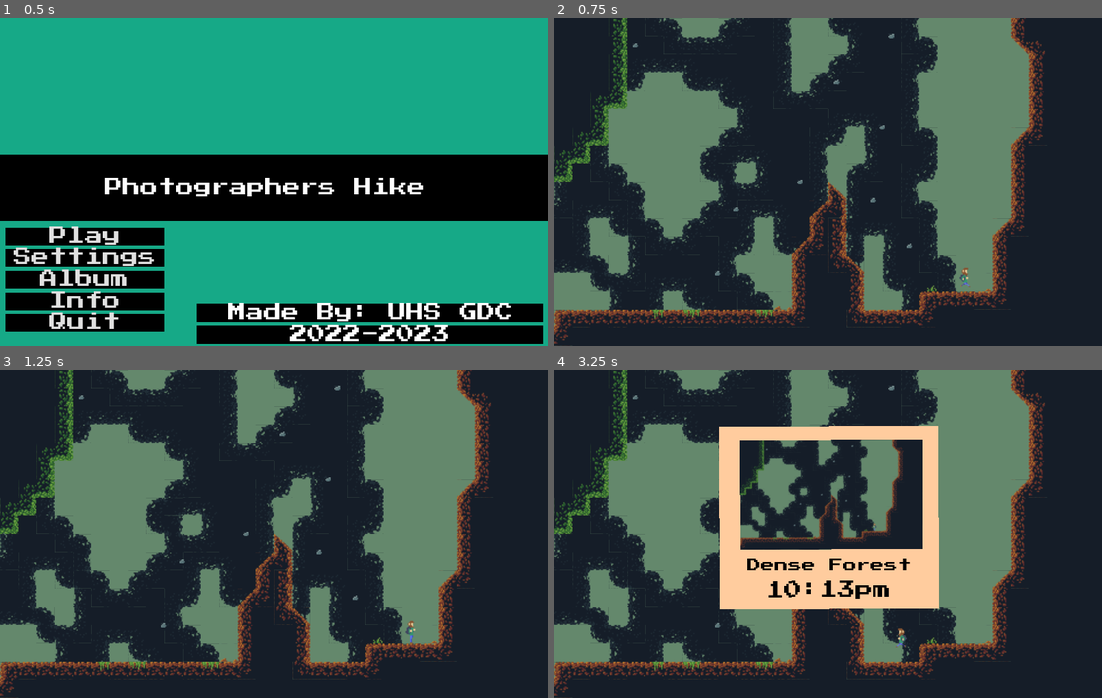
Above: before the commit, frames 1-4 (two rows, left to right).
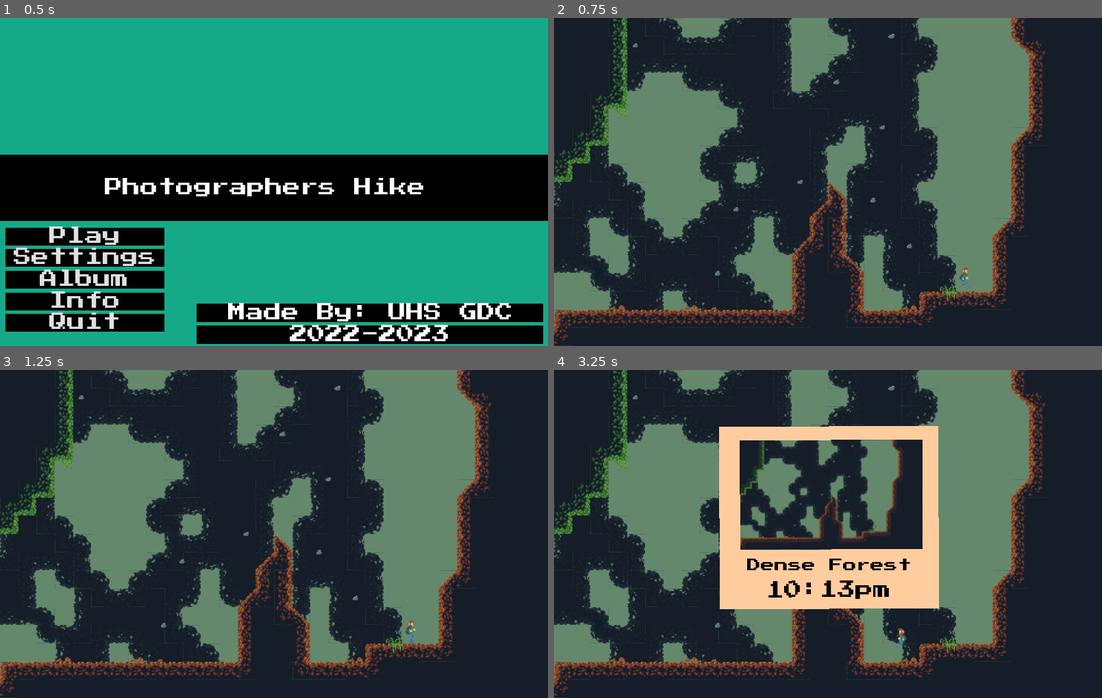
Above: after the commit, the same moments.

Repository: UHSGDC/Photographers-Hike
Game: Godot game, scene res://Game.tscn
The game is run twice, just before and just after one commit, with the same random seed, the same clock (stepped at 60 frames per second) and the same inputs. The engine's default icon, where the game draws it, is replaced by a stand-in: a white triangle on a blue panel in a dark square.
Inputs (mouse positions are in pixels of both pictures, inside the frame that each line leads up to):
- Up to frame 1 (0.5 s): no input
- Up to frame 2 (0.75 s): click "Play" at 0.5 s
- Up to frame 3 (1.25 s): no input
- Up to frame 4 (3.25 s): tap Enter at 1.25, 2.75 s; move the mouse to (948, 517) at 1.27 s; hold Ctrl (interact) 1.28-2.03 s; hold Right (menu_right) 1.28-2.78 s; click (948, 517) at 1.42 s; tap Space (jump) at 1.52, 2, 2.27 s; move the mouse to (718, 550) at 2.02 s; click (718, 550) at 2.1 s; move the mouse to (882, 461) at 2.77 s; hold A (left) from 2.78 s (still down); tap C (take_picture) at 2.85 s

Frame 1 is identical in both runs. In frame 2, 0.3% of the frame differs, in the area x 10-80%, y 27-92%; in frame 3, 0.3%; in frame 4, 0.4%.

Commit message:
Added green drip on bottom of leaf tiles

Diff:
--- a/PhotographersHike/World/ForegroundTilemap.gd
+++ b/PhotographersHike/World/ForegroundTilemap.gd
@@ -58,6 +58,7 @@
 				if level_tilemap.get_cell_autotile_coord(tile_pos.x, tile_pos.y).y < 10:
 					_set_tile_above(tile_pos, Foreground.GREEN_PLANT, 0.5)
 					_set_tile_on(tile_pos, Foreground.GREEN_DRIP, 0.5)
+					_set_tile_below(tile_pos, Foreground.GREEN_DRIP, 0.1)
 
 
 func _set_tile_above(tile_pos: Vector2, tile_id: int, probability: float) -> void:
